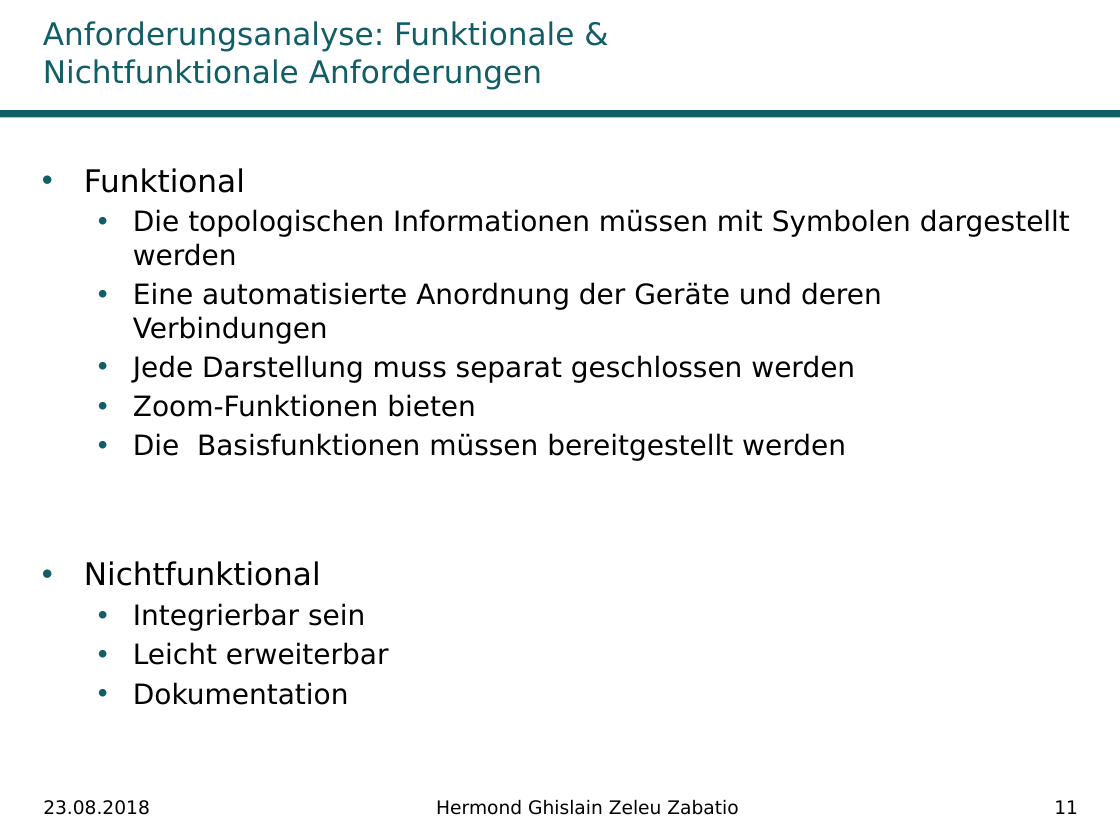
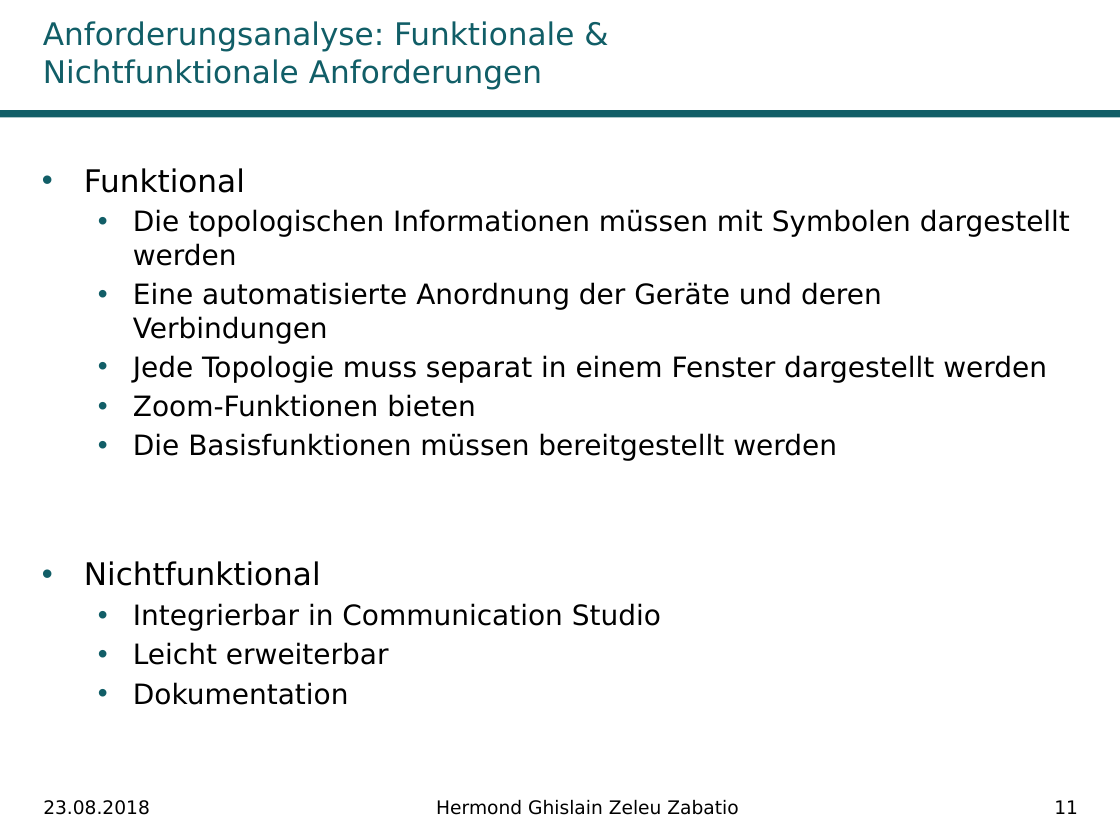
Before and after one commit to Ghislain1/zoe-fb-app, a slide deck: slide 11 of Master-Abschluss.pptx. Drawn at 1120x840 pixels with LibreOffice and Linux fonts; fonts in the diff are those of the drawing; background and template pictures are left out. Boxes give left, top, right and bottom in pixels: in the first picture for what was removed or moved away, otherwise in the second. Text is boxed around its words. In the diff, an @@ line names an element or a change of style, - is before the commit and + after.

```diff
--- a/Master-Abschluss.pptx
+++ b/Master-Abschluss.pptx
@@ text at [133,355,1047,383]: text changed @@
-  • Jede Darstellung muss separat geschlossen werden
+  • Jede Topologie muss separat in einem Fenster dargestellt werden
@@ text at [133,603,661,631]: text changed @@
-  • Integrierbar sein
+  • Integrierbar in Communication Studio
```
Also in this commit, not shown: 14 other slides changed, 1 other file.
